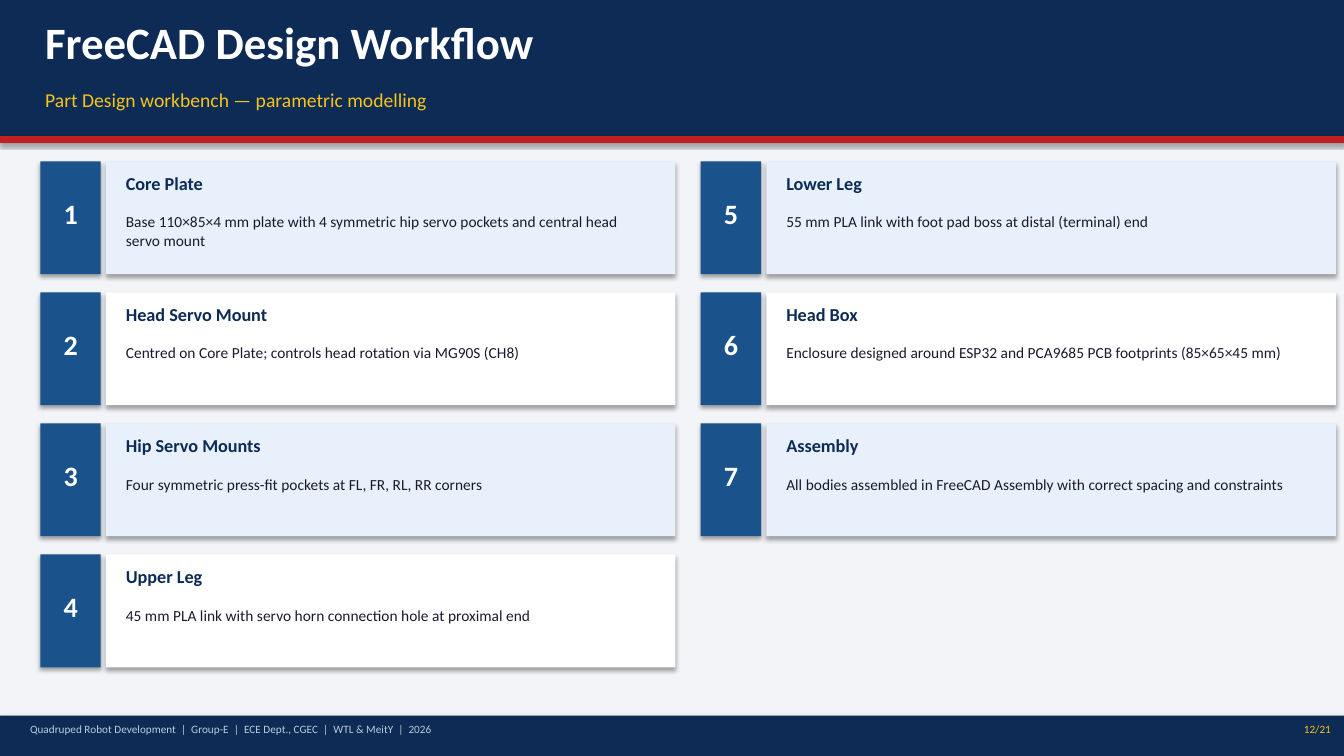
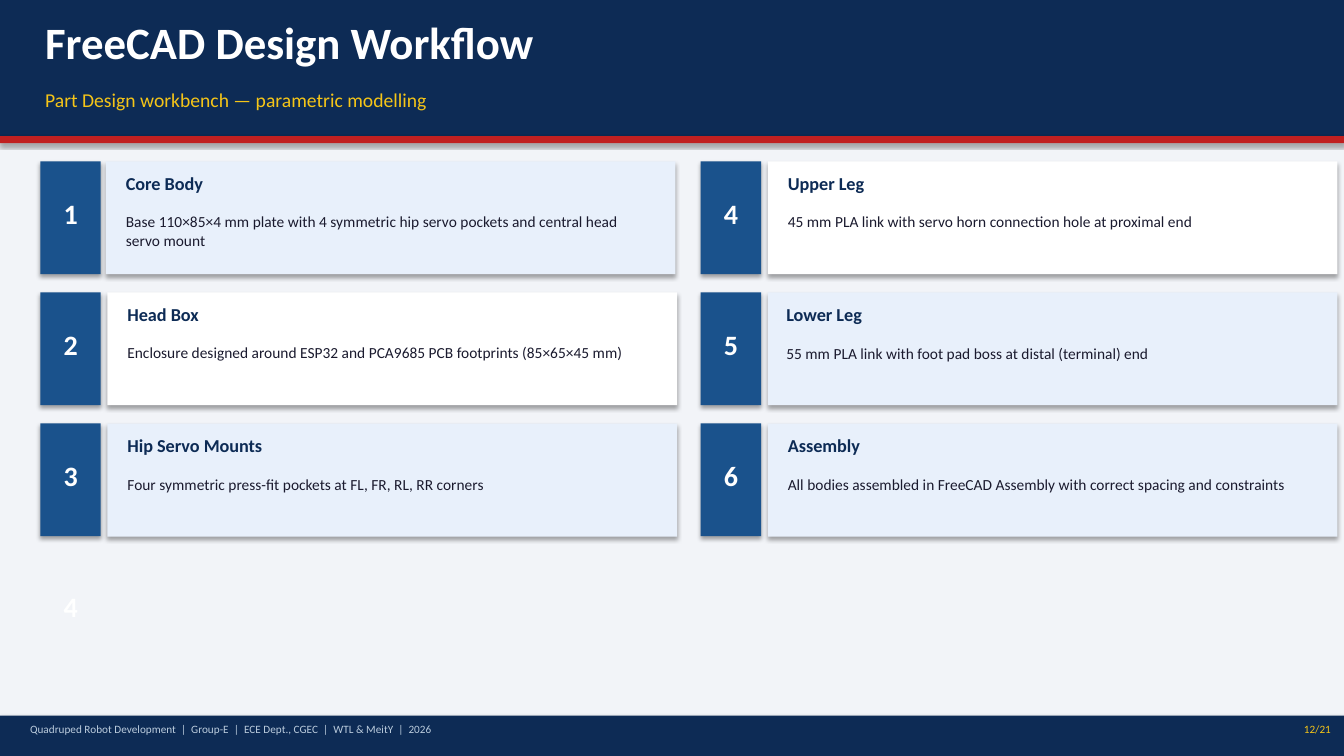
Before and after one commit to Biraj2004/3D-QuadrupedBot-Report, a slide deck: slide 12 of Quadruped_Robot_Presentation.pptx. Drawn at 1344x756 pixels with LibreOffice and Linux fonts; fonts in the diff are those of the drawing. Boxes give left, top, right and bottom in pixels: in the first picture for what was removed or moved away, otherwise in the second. Text is boxed around its words. In the diff, an @@ line names an element or a change of style, - is before the commit and + after.

```diff
--- a/Quadruped_Robot_Presentation.pptx
+++ b/Quadruped_Robot_Presentation.pptx
@@ text at [126,177,203,193]: text changed @@
-Core Plate
+Core Body
@@ 2 texts, 1 rectangle: place and size @@
-2 texts, 1 rectangle at [106,555,676,667]
+2 texts, 1 rectangle at [768,161,1338,274]
@@ text "4": place and size @@
-text "4" at [64,598,78,617]
+text "4" at [724,205,738,224]
@@ rectangle removed at [106,292,676,405] @@
@@ 2 texts, 1 rectangle: place and size @@
-2 texts, 1 rectangle at [766,292,1336,405]
+2 texts, 1 rectangle at [107,292,677,405]
@@ 2 texts, 1 rectangle: place and size @@
-2 texts, 1 rectangle at [766,161,1336,274]
+2 texts, 1 rectangle at [768,292,1338,405]
@@ text removed at [126,308,267,321] @@
-Head Servo Mount
@@ text "5": place and size @@
-text "5" at [724,206,738,224]
+text "5" at [724,337,738,355]
@@ text removed at [126,347,519,360] @@
-Centred on Core Plate; controls head rotation via MG90S (CH8)
@@ text "6": place and size @@
-text "6" at [724,336,738,355]
+text "6" at [724,467,738,486]
@@ text removed at [724,468,738,486] @@
-7
@@ rectangle removed at [40,555,101,667] @@
```
Also in this commit, not shown: 13 other slides changed, 1 other file.
